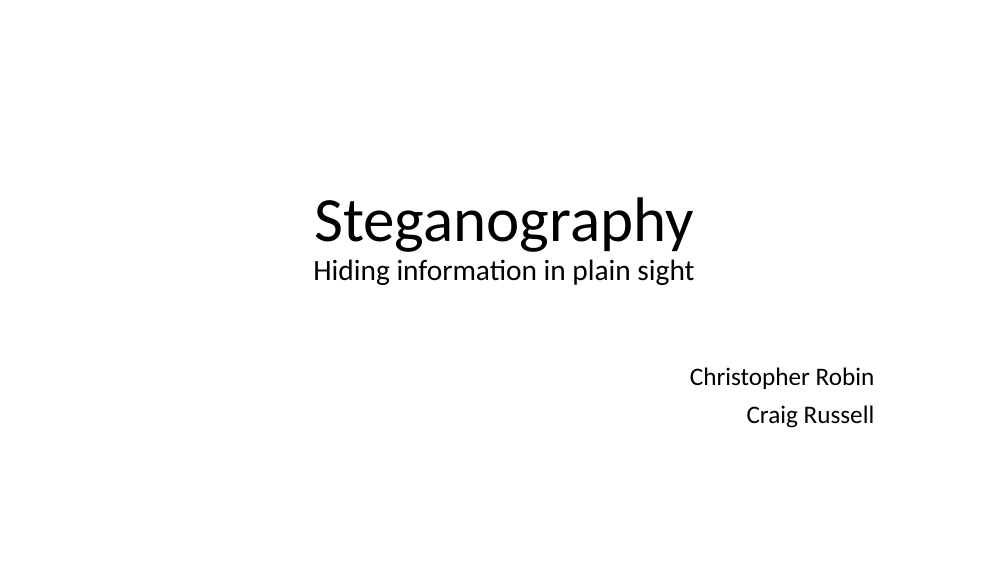
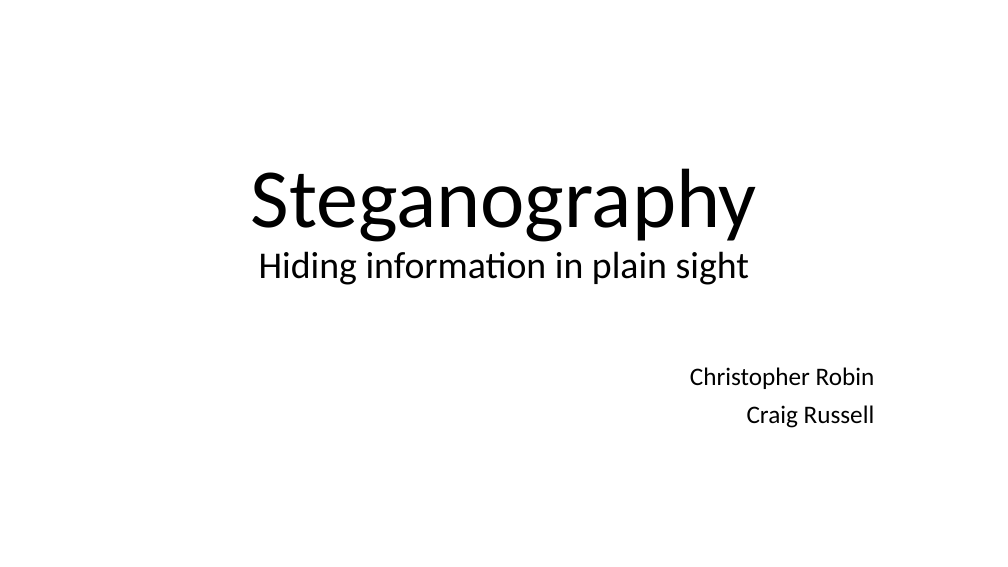
Before and after one commit to crussell2021/SteganographyProject, a slide deck: slide 1 of Documents/Presentation.pptx. Drawn at 1008x567 pixels with LibreOffice and Linux fonts; fonts in the diff are those of the drawing. Boxes give left, top, right and bottom in pixels: in the first picture for what was removed or moved away, otherwise in the second. Text is boxed around its words. In the diff, an @@ line names an element or a change of style, - is before the commit and + after.

```diff
--- a/Documents/Presentation.pptx
+++ b/Documents/Presentation.pptx
@@ title "Steganography Hiding information in plain ..." at <box>251,168,757,285</box>: size 60 to 80 pt in "Steganography"; size 28 to 36 pt in "Hiding information in plain sight" @@
```
Also in this commit, not shown: 2 other slides changed, 1 slide added.
